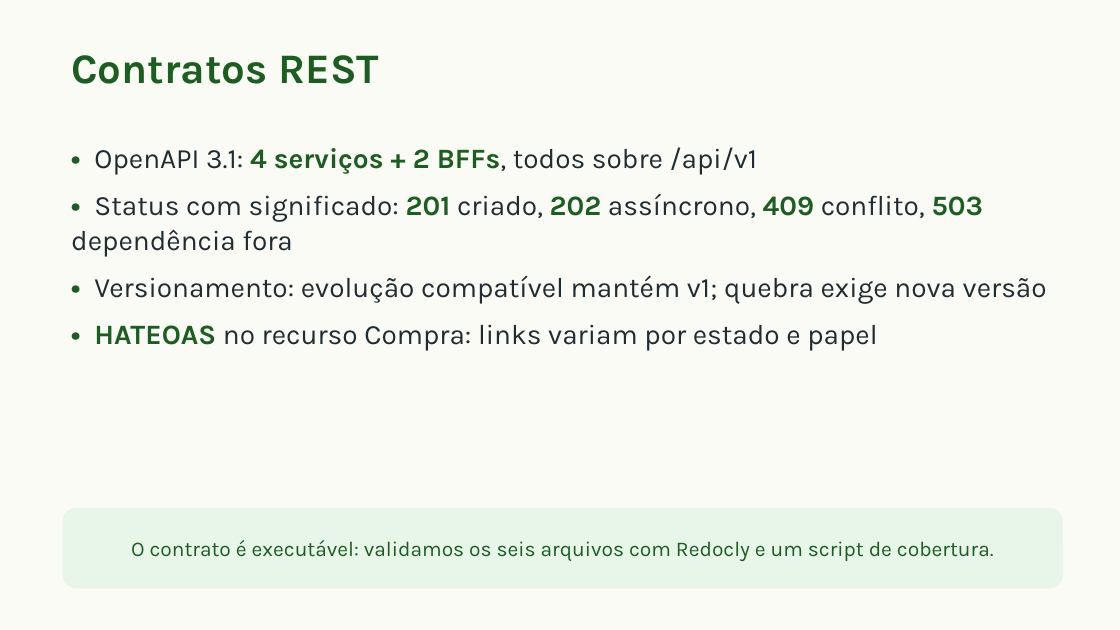
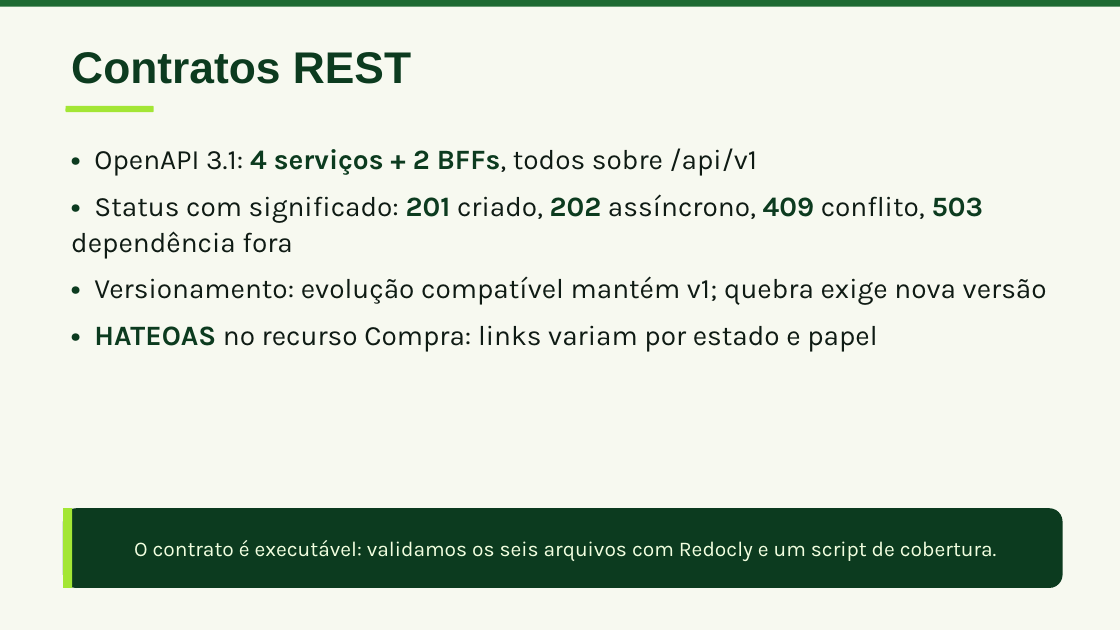
Before and after one commit to camidebem/CampoConecta, a slide deck: slide 5 of docs/parte2/slides.pptx. Drawn at 1120x630 pixels with LibreOffice and Linux fonts; fonts in the diff are those of the drawing. Boxes give left, top, right and bottom in pixels: in the first picture for what was removed or moved away, otherwise in the second. Text is boxed around its words. In the diff, an @@ line names an element or a change of style, - is before the commit and + after.

```diff
--- a/docs/parte2/slides.pptx
+++ b/docs/parte2/slides.pptx
@@ background #FBFBF6 to #F7F9F0 @@
@@ rectangle added at [0,0,1120,7], fill #1E6B33 @@
@@ text "Contratos REST" at [71,52,411,84]: size 36 to 38 pt, font Karla to Arial, text colour #1B5E20 to #0C3B1F @@
@@ rounded rectangle added at [66,106,154,112], fill #A3E635 @@
@@ text "• OpenAPI 3.1: 4 serviços ..." at [71,148,1047,352]: text colour #1B5E20 to #0C3B1F in "• 4 serviços + 2 BFFs,", "• 201 202 409 503", "•", "• HATEOAS"; text colour #1F2D33 to #0F1B14 in "OpenAPI 3.1: BFFs, todos sobre /api/v1", "Status com significado: criado, assíncrono, conflito, depend ...", "Versionamento: evolução compatível mantém v1; quebra exige ...", "no recurso Compra: links variam por estado ..." @@
@@ rounded rectangle "O contrato é executável: validamos ..." at [63,508,1063,588]: text colour #1B5E20 to #F2FFE0; fill #E8F5E9 to #0C3B1F; outline #E8F5E9 0.75 pt to none @@
@@ rectangle added at [63,508,72,588], fill #A3E635 @@
```
Also in this commit, not shown: 9 other slides changed, 2 other files.
